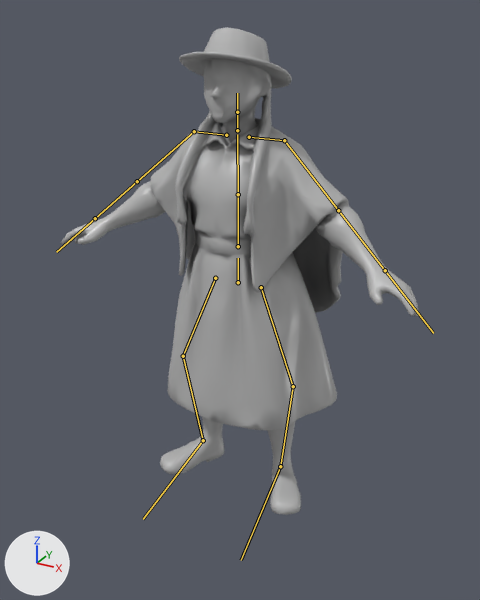
What one commit did to the glTF model app/story/models/campesina.glb.
One viewpoint serves both versions: a 50 mm lens placed at (1.083, -2.037, 1.768), pointed at (0.05, -0.159, 0.829). Every picture has the same lights, and +X, +Y and +Z are marked at lower left. The older version comes first. The bones that bend it are drawn over the model as lines.

Names of what the first picture shows: 'Campesina'.
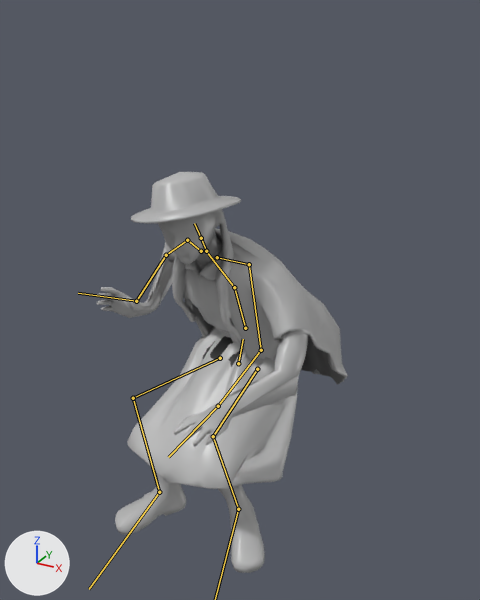
The newer file adds an action. The first version stands in its rest pose; the second is drawn at frame 20 of the action 'Sit'.

The edits, one by one:
Bone 'hips' (bone_hips) moves from (0.0, 0.0, 0.0) to (0.001, -0.334, -0.001).
Bone 'hips' (bone_hips) turns from (0, 0, 0) to (-26, -11, 6) degrees about its own x, y and z.
Bone 'spine' (bone_spine) turns from (0, 0, 0) to (40, -4, -6) degrees about its own x, y and z.
Bone 'chest' (bone_chest) turns from (0, 0, 0) to (21, -4, -2) degrees about its own x, y and z.
Bone 'neck' (bone_neck) turns from (0, 0, 0) to (-12, 13, -5) degrees about its own x, y and z.
Bone 'head' (bone_head) turns from (0, 0, 0) to (-5, 12, 3) degrees about its own x, y and z.
Bone 'shoulder.L' (bone_shoulder_l) turns from (0, 0, 0) to (-10, 3, 14) degrees about its own x, y and z.
Bone 'upper_arm.L' (bone_upper_arm_l) turns from (0, 0, 0) to (-27, -4, -38) degrees about its own x, y and z.
Bone 'forearm.L' (bone_forearm_l) turns from (0, 0, 0) to (-27, -27, -27) degrees about its own x, y and z.
Bone 'hand.L' (bone_hand_l) turns from (0, 0, 0) to (3, 53, -13) degrees about its own x, y and z.
Bone 'shoulder.R' (bone_shoulder_r) turns from (0, 0, 0) to (-10, -3, -12) degrees about its own x, y and z.
Bone 'upper_arm.R' (bone_upper_arm_r) turns from (0, 0, 0) to (10, -42, 10) degrees about its own x, y and z.
Bone 'forearm.R' (bone_forearm_r) turns from (0, 0, 0) to (-49, 70, 50) degrees about its own x, y and z.
Bone 'hand.R' (bone_hand_r) turns from (0, 0, 0) to (9, -17, 58) degrees about its own x, y and z.
Bone 'thigh.L' (bone_thigh_l) turns from (0, 0, 0) to (-53, -23, -3) degrees about its own x, y and z.
Bone 'shin.L' (bone_shin_l) turns from (0, 0, 0) to (91, 5, -40) degrees about its own x, y and z.
Bone 'foot.L' (bone_foot_l) turns from (0, 0, 0) to (2, -14, 12) degrees about its own x, y and z.
Bone 'thigh.R' (bone_thigh_r) turns from (0, 0, 0) to (-63, 22, -1) degrees about its own x, y and z.
Bone 'shin.R' (bone_shin_r) turns from (0, 0, 0) to (85, -3, 38) degrees about its own x, y and z.
Bone 'foot.R' (bone_foot_r) turns from (0, 0, 0) to (11, 4, -13) degrees about its own x, y and z.

Pixel boxes (x1, y1, x2, y2) of what changed, in the pictures (480 x 600 px):
'Campesina', posed (30% narrower, 18% shorter): before (61, 27, 419, 515); after (96, 172, 348, 573)
bone 'hips', root to tip: before (238, 282) to (238, 258); after (238, 363) to (243, 339)
bone 'spine', root to tip: before (238, 246) to (238, 194); after (245, 328) to (234, 287)
bone 'chest', root to tip: before (238, 194) to (237, 134); after (234, 287) to (208, 253)
bone 'neck', root to tip: before (237, 130) to (237, 112); after (206, 251) to (201, 238)
bone 'head', root to tip: before (237, 112) to (237, 93); after (201, 238) to (194, 223)
bone 'shoulder.L', root to tip: before (249, 137) to (284, 140); after (217, 257) to (249, 264)
bone 'upper_arm.L', root to tip: before (284, 140) to (338, 210); after (249, 264) to (261, 350)
bone 'forearm.L', root to tip: before (338, 210) to (385, 270); after (261, 350) to (218, 406)
bone 'hand.L', root to tip: before (385, 270) to (433, 333); after (218, 406) to (168, 457)
bone 'shoulder.R', root to tip: before (226, 135) to (194, 131); after (201, 251) to (187, 240)
bone 'upper_arm.R', root to tip: before (194, 131) to (137, 181); after (187, 240) to (166, 255)
bone 'forearm.R', root to tip: before (137, 181) to (95, 218); after (166, 255) to (136, 301)
bone 'hand.R', root to tip: before (95, 218) to (56, 252); after (136, 301) to (78, 293)
bone 'thigh.L', root to tip: before (261, 287) to (293, 386); after (257, 369) to (213, 436)
bone 'shin.L', root to tip: before (293, 386) to (280, 466); after (213, 436) to (238, 509)
bone 'thigh.R', root to tip: before (215, 278) to (183, 356); after (220, 358) to (133, 398)
bone 'shin.R', root to tip: before (183, 356) to (203, 440); after (133, 398) to (159, 492)
bone 'foot.R', root to tip: before (203, 440) to (143, 519); after (159, 492) to (89, 589)
